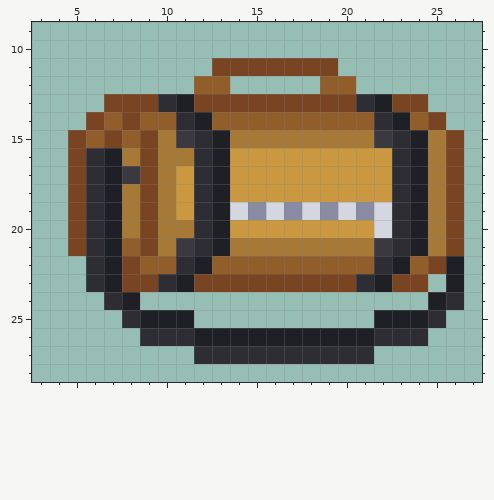
Pixel-art sprite, stored at Resources/Textures/Clothing/Back/Duffels/cargo.rsi/icon.png. That is the earlier state.
The file is 32x32 pixels. Colours within 5 levels of each other are drawn and written as one. Shown: x 3..27, y 9..28.
The same view after the edit:
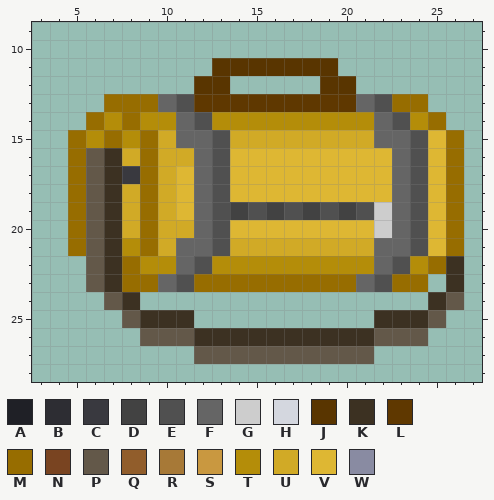
Palette (. is transparent): A #1f2026  B #2d2d33  C #39393f  D #424242  E #505050  F #656565  G #cdcdcd  H #d4d7df  J #593500  K #3c3122  L #5f3800  M #976d00  N #794421  P #635849  Q #915d2b  R #a77937  S #c99840  T #b48d09  U #d1aa26  V #deb733  W #898ba2
Diff:
@@ x 3..27 @@
 10 .........................
-11 ..........NNNNNNN........
-12 .........QQ.....QQ.......
-13 ....NNNBANNNNNNNNNBANN...
-14 ...NQNQQBAQQQQQQQQQBAQN..
-15 ..NQNQNRCBARRRRRRRRCBARN.
-16 ..NBARNRRBASSSSSSSSSBARN.
-17 ..NBACNRSBASSSSSSSSSBARN.
-18 ..NBARNRSBASSSSSSSSSBARN.
-19 ..NBARNRSBAHWHWHWHWHBARN.
-20 ..NBARNRRBASSSSSSSSHBARN.
-21 ..NBAQNRCBARRRRRRRRCBARN.
-22 ...BANQQBAQQQQQQQQQBAQNA.
-23 ...BANNBANNNNNNNNNBANN.A.
-24 ....BA................AB.
-25 .....BAAA..........AAAB..
-26 ......BBBAAAAAAAAAABBB...
-27 .........BBBBBBBBBB......
+11 ..........JJJJJJJ........
+12 .........JJ.....JJ.......
+13 ....MMMFELLLLLLLLLFEMM...
+14 ...MTMTTFETTTTTTTTTFETM..
+15 ..MTMTMUFFEUUUUUUUUFFEVM.
+16 ..MPKUMUUFEVVVVVVVVVFEVM.
+17 ..MPKCMUVFEVVVVVVVVVFEVM.
+18 ..MPKUMUVFEVVVVVVVVVFEVM.
+19 ..MPKUMUVFEDEDEDEDEGFEVM.
+20 ..MPKUMUUFEVVVVVVVVGFEVM.
+21 ..MPKTMUFFEUUUUUUUUFFEVM.
+22 ...PKMTTFETTTTTTTTTFETMK.
+23 ...PKMMFEMMMMMMMMMFEMM.K.
+24 ....PK................KP.
+25 .....PKKK..........KKKP..
+26 ......PPPKKKKKKKKKKPPP...
+27 .........PPPPPPPPPP......
 28 .........................
Where, in picture pixels (left, top, right, bottom), the same in both pictures:
changed: (68, 58, 464, 364)
